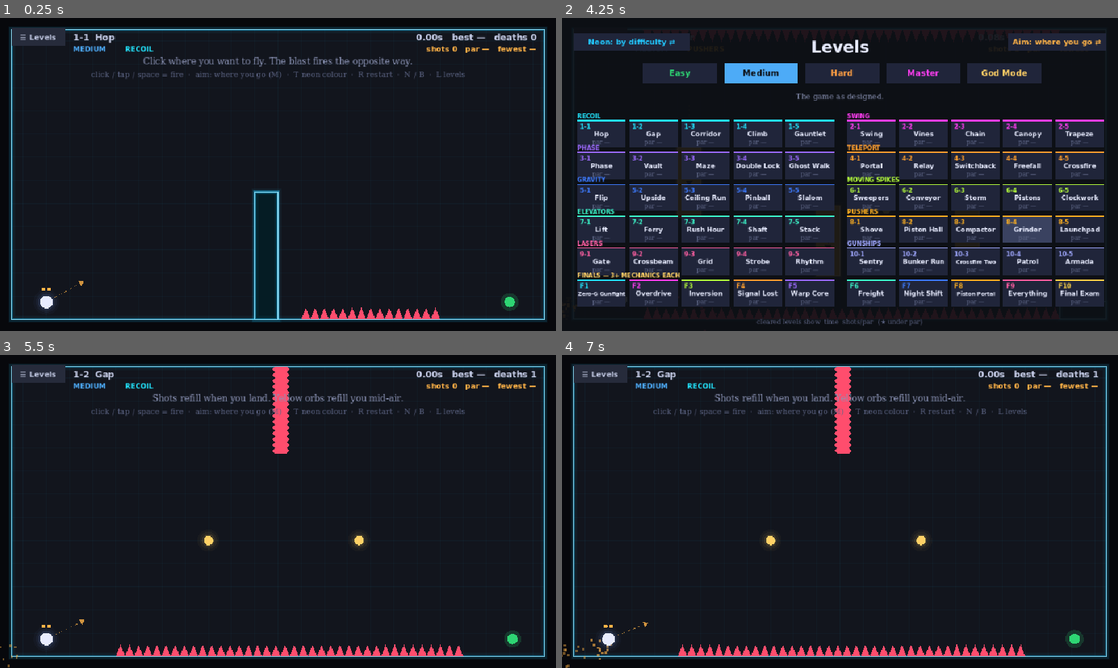
Above: before the commit, frames 1-4 (two rows, left to right).
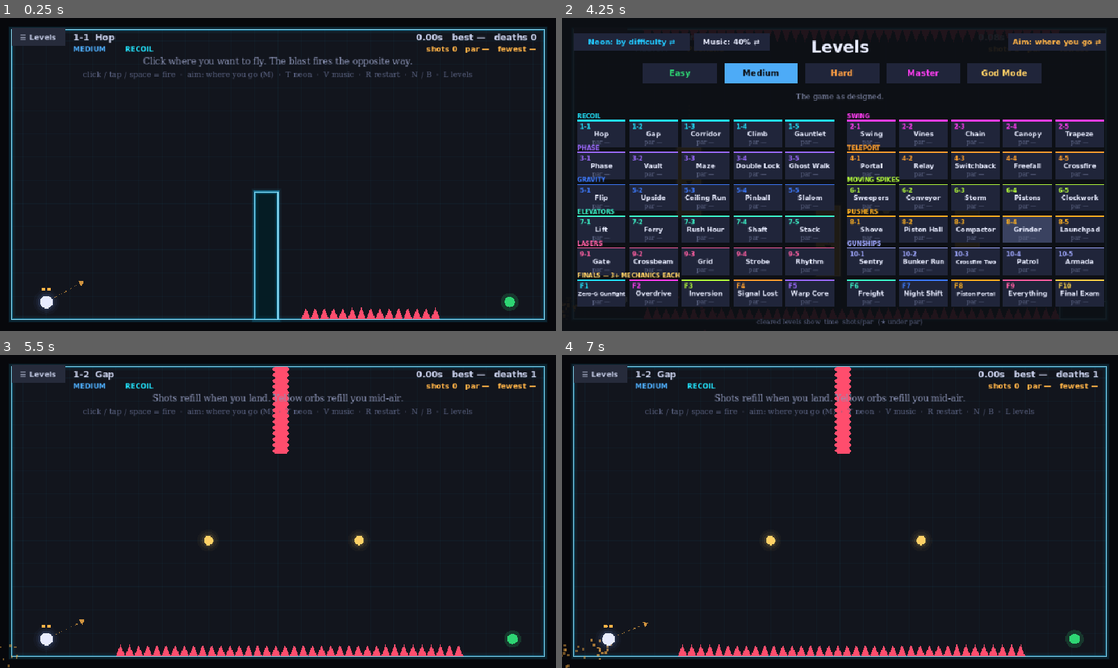
Above: after the commit, the same moments.

Repository: fallenjashin/Do-You-Got-Skill
Game: Godot game, scene res://scenes/main.tscn
Two runs of this game, one before a commit and one after it. Both use one fixed random seed, a clock stepped at 60 frames per second and the inputs below.
Inputs (mouse positions are in pixels of both pictures, inside the frame that each line leads up to):
- Up to frame 1 (0.25 s): no input
- Up to frame 2 (4.25 s): tap Enter at 0.5 s; move the mouse to (962, 158) at 0.52 s; tap V at 0.6 s; click (962, 158) at 0.67 s; tap Space at 0.77, 1.07, 2.75, 3.77, 3.8, 4.07 s; tap R at 0.8 s; drag from (728, 190) to (812, 237) at 1.27 s; move the mouse to (895, 105) at 2.02 s; tap N at 2.1 s; click (895, 105) at 2.17 s; tap B at 2.3 s; drag from (812, 237) to (673, 127) at 2.77 s; move the mouse to (1006, 221) at 3.52 s; tap L at 3.6 s; click (1006, 221) at 3.67 s; tap Escape at 4.15 s
- Up to frame 3 (5.5 s): drag from (111, 464) to (194, 433) at 4.27 s; tap Enter at 5 s; move the mouse to (305, 511) at 5.02 s; tap V at 5.1 s; click (305, 511) at 5.17 s; tap R at 5.3 s
- Up to frame 4 (7 s): tap Space at 5.75, 6.77 s; drag from (756, 433) to (728, 527) at 5.77 s; move the mouse to (962, 495) at 6.52 s; tap N at 6.6 s; click (962, 495) at 6.67 s; tap B at 6.8 s

The runs differ from the first frame. In frame 1, 0.5% of the frame differs, in the area x 15-85%, y 17-20%; in frame 2, 0.8%, in the area x 23-38%, y 4-11%; in frame 3, 0.5%; in frame 4, 0.5%.

Commit message:
Add music: three original EDM loops with a per-world player
- tools/music/make_tracks.py synthesises three original placeholder loops
  (kick, clap, hats, sidechained bass, pads, arpeggio, lead), each exactly
  32 bars with tails folded back so they loop seamlessly; peaks ~-2 dBFS
- scripts/music.gd: Neon Drive for worlds 1-5, Overclock for 6-10, Final
  Exam for the finals; loops, crossfades between groups, keeps playing
  within a group
- Volume steps 100/70/40/off via V or the level-screen button; saved
- README: how to swap in your own licensed tracks
- Gameplay test: 31 checks incl. track per world, looping, volume, saving

Co-Authored-By: Claude Opus 5.5 <noreply@anthropic.com>
Claude-Session: https://claude.ai/code/session_01ERQJNwC3QR8teR5keGxZLp

Diff:
--- a/scripts/game.gd
+++ b/scripts/game.gd
@@ -5,6 +5,8 @@
 
 const Sim := preload("res://scripts/sim.gd")
 const SfxScript := preload("res://scripts/sfx.gd")
+const MusicScript := preload("res://scripts/music.gd")
+const MUSIC_STEPS := [1.0, 0.7, 0.4, 0.0]
 const W := 960.0
 const H := 540.0
 const DIFFS := ["easy", "medium", "hard", "master", "god"]
@@ -65,6 +67,8 @@
 
 var font: SystemFont
 var font_bold: SystemFont
+var music: Node  # scripts/music.gd
+var music_volume := 0.7
 var sfx: Node  # scripts/sfx.gd (typed loosely so a fresh clone runs before Godot builds its class index)
 
 
@@ -80,7 +84,10 @@
 	font_bold.fallbacks = [load("res://assets/fonts/symbols-bold.ttf")]
 	sfx = SfxScript.new()
 	add_child(sfx)
+	music = MusicScript.new()
+	add_child(music)
 	_load_save()
+	music.set_volume(music_volume)
 	load_level(0)
 
 
@@ -95,12 +102,13 @@
 		if parsed.get("diff", "") in DIFFS: diff = parsed.diff
 		if parsed.get("aim", "") in ["go", "fire"]: aim_mode = parsed.aim
 		if parsed.get("neon", "") in ["difficulty", "world"]: neon_mode = parsed.neon
+		if parsed.has("music"): music_volume = clampf(float(parsed.music), 0.0, 1.0)
 
 
 func _save() -> void:
 	var f := FileAccess.open(save_path, FileAccess.WRITE)
 	if f:
-		f.store_string(JSON.stringify({"best": best, "diff": diff, "aim": aim_mode, "neon": neon_mode}))
+		f.store_string(JSON.stringify({"best": best, "diff": diff, "aim": aim_mode, "neon": neon_mode, "music": music_volume}))
 
 
 # ---------------------------------------------------------------- helpers
@@ -125,6 +133,15 @@
 	ghost = ghosts.get(key(li), null)
 	new_best = false
 	new_fewest = false
+	music.play_for_level(li)
+
+
+## Music volume steps: 100% → 70% → 40% → off → 100%
+func cycle_music() -> void:
+	var i := MUSIC_STEPS.find(music_volume)
+	music_volume = MUSIC_STEPS[(i + 1) % MUSIC_STEPS.size()] if i >= 0 else MUSIC_STEPS[0]
+	music.set_volume(music_volume)
+	_save()
 
 
 func start_god() -> void:
@@ -186,6 +203,7 @@
 const HUD_LEVELS := Rect2(20, 18, 92, 30)
 const AIM_BOX := Rect2(770, 26, 170, 30)
 const NEON_BOX := Rect2(20, 26, 200, 30)
+const MUSIC_BOX := Rect2(228, 26, 130, 30)
 
 func menu_box(i: int) -> Rect2:
 	var col := i % 10
@@ -214,6 +232,7 @@
 			KEY_L, KEY_ESCAPE: view = "play" if view == "menu" else "menu"
 			KEY_M: toggle_aim()
 			KEY_T: toggle_neon()
+			KEY_V: cycle_music()
 	elif e is InputEventJoypadButton and e.pressed:
 		using_pad = true
 		_pad_button(e.button_index)
@@ -261,6 +280,7 @@
 	if view == "menu":
 		if hit(AIM_BOX): toggle_aim(); return
 		if hit(NEON_BOX): toggle_neon(); return
+		if hit(MUSIC_BOX): cycle_music(); return
 		for i in DIFFS.size():
 			if hit(diff_box(i)): set_diff(DIFFS[i]); return
 		for i in level_total():
@@ -719,7 +739,7 @@
 			tip = "Click where you want to fly. The blast fires the opposite way." if aim_mode == "go" else "Click BELOW you to launch up. You fly away from where you fire."
 		text(tip, W / 2, 80, 15, C_SUB)
 		var controls := "stick = aim · A / RT = fire · Y restart · Start levels" if using_pad else \
-			"click / tap / space = fire  ·  aim: %s (M)  ·  T neon colour  ·  R restart  ·  N / B  ·  L levels" % ("where you go" if aim_mode == "go" else "where you fire")
+			"click / tap / space = fire  ·  aim: %s (M)  ·  T neon  ·  V music  ·  R restart  ·  N / B  ·  L levels" % ("where you go" if aim_mode == "go" else "where you fire")
 		text(controls, W / 2, 102, 13, C_DIM)
 
 
@@ -753,6 +773,8 @@
 	text("Levels", W / 2, 60, 28, C_TEXT, "c", true)
 	draw_rect(NEON_BOX, C_PANEL_HI if hit(NEON_BOX) else C_PANEL)
 	text("Neon: by %s ⇄" % neon_mode, NEON_BOX.get_center().x, NEON_BOX.position.y + 20, 13, neon(), "c", true)
+	draw_rect(MUSIC_BOX, C_PANEL_HI if hit(MUSIC_BOX) else C_PANEL)
+	text("Music: %s ⇄" % ("off" if music_volume <= 0.0 else "%d%%" % roundi(music_volume * 100)), MUSIC_BOX.get_center().x, MUSIC_BOX.position.y + 20, 13, C_TEXT, "c", true)
 	draw_rect(AIM_BOX, C_PANEL_HI if hit(AIM_BOX) else C_PANEL)
 	text("Aim: %s ⇄" % ("where you go" if aim_mode == "go" else "where you fire"), AIM_BOX.get_center().x, AIM_BOX.position.y + 20, 13, C_SHOT, "c", true)
 	for i in DIFFS.size():
--- /dev/null
+++ b/scripts/music.gd
@@ -0,0 +1,91 @@
+extends Node
+## Background music: one looping track per group of worlds, crossfading when the group changes.
+##
+## To use your own music, save it over one of the files below (same name), or change the
+## paths here. Godot plays .ogg (best), .mp3 and .wav. Make sure you have a license that
+## covers games, trailers and streaming.
+
+const TRACKS := [
+	"res://assets/music/neon_drive.ogg",   # worlds 1-5   (levels 1-25)
+	"res://assets/music/overclock.ogg",    # worlds 6-10  (levels 26-50)
+	"res://assets/music/final_exam.ogg",   # finals       (levels 51-60)
+]
+const FADE := 1.2  # seconds
+
+var volume := 0.7          # 0..1, changed from the level screen or with V
+var current := ""
+var _active: AudioStreamPlayer
+var _idle: AudioStreamPlayer
+var _cache := {}
+
+
+func _ready() -> void:
+	_active = AudioStreamPlayer.new()
+	_idle = AudioStreamPlayer.new()
+	add_child(_active)
+	add_child(_idle)
+
+
+static func track_for_level(i: int) -> String:
+	if i < 25: return TRACKS[0]
+	if i < 50: return TRACKS[1]
+	return TRACKS[2]
+
+
+func _db(v: float) -> float:
+	return linear_to_db(v) if v > 0.001 else -80.0
+
+
+func _load(path: String) -> AudioStream:
+	if not _cache.has(path):
+		var s: AudioStream = load(path) if ResourceLoader.exists(path) else null
+		if s is AudioStreamOggVorbis or s is AudioStreamMP3:
+			s.loop = true
+		elif s is AudioStreamWAV:
+			s.loop_mode = AudioStreamWAV.LOOP_FORWARD
+			s.loop_end = int(s.get_length() * s.mix_rate)
+		_cache[path] = s
+	return _cache[path]
+
+
+## Start a track (crossfading from whatever is playing). Same track = keep playing.
+func play(path: String) -> void:
+	if path == current:
+		return
+	var stream := _load(path)
+	if stream == null:
+		push_warning("Music file not found: " + path)
+		return
+	current = path
+	var old := _active
+	_active = _idle
+	_idle = old
+	_active.stream = stream
+	_active.volume_db = -80.0
+	_active.play()
+	var tw := create_tween().set_parallel(true)
+	tw.tween_property(_active, "volume_db", _db(volume), FADE)
+	if old.playing:
+		tw.tween_property(old, "volume_db", -80.0, FADE)
+		tw.chain().tween_callback(old.stop)
+
+
+func play_for_level(i: int) -> void:
+	play(track_for_level(i))
+
+
+func set_volume(v: float) -> void:
+	volume = clampf(v, 0.0, 1.0)
+	_active.volume_db = _db(volume)
+
+
+func is_playing() -> bool:
+	return _active.playing
+
+
+func _exit_tree() -> void:
+	_active.stop()
+	_idle.stop()
+	_active.stream = null
+	_idle.stream = null
+	_cache.clear()
--- a/tests/test_game.gd
+++ b/tests/test_game.gd
@@ -109,6 +109,23 @@
 	check(game.sim.ships[0].lock != null, "gunship locks on to the player")
 	check(game.level_code(12) == "3-3" and game.level_code(55) == "F6", "level codes read world-level")
 
+	# music: right track per world group, looping, volume steps saved
+	game.set_diff("medium"); game.load_level(3)
+	check(game.music.current.ends_with("neon_drive.ogg") and game.music.is_playing(), "worlds 1-5 play Neon Drive")
+	game.load_level(30)
+	check(game.music.current.ends_with("overclock.ogg"), "worlds 6-10 switch to Overclock")
+	game.load_level(31)
+	check(game.music.current.ends_with("overclock.ogg"), "same world group keeps the same track")
+	game.load_level(55)
+	check(game.music.current.ends_with("final_exam.ogg") and game.music._active.stream.loop, "finals play Final Exam, looping")
+	game.music_volume = 0.7; game.cycle_music()
+	check(game.music_volume == 0.4, "V lowers music 70% -> 40%")
+	game.view = "menu"; game.aim = game.MUSIC_BOX.get_center(); game.press(); game.press()
+	check(game.music_volume == 1.0, "level-screen button cycles 40% -> off -> 100%")
+	var sv = JSON.parse_string(FileAccess.open("user://test_save.json", FileAccess.READ).get_as_text())
+	check(float(sv.get("music", -1)) == 1.0, "music volume is saved")
+	game.view = "play"
+
 	# neon wall colour: follows difficulty by default, or the level's world
 	game.neon_mode = "difficulty"; game.set_diff("master"); game.load_level(0)
 	check(game.neon() == game.NEON_BY_DIFF["master"], "neon walls follow difficulty")
Not shown, added: assets/music/final_exam.ogg.import
Not shown, added: assets/music/neon_drive.ogg.import
Not shown, added: assets/music/overclock.ogg.import
Not shown, added: scripts/music.gd.uid
Not shown, added: assets/music/final_exam.ogg
Not shown, added: assets/music/neon_drive.ogg
Not shown, added: assets/music/overclock.ogg
